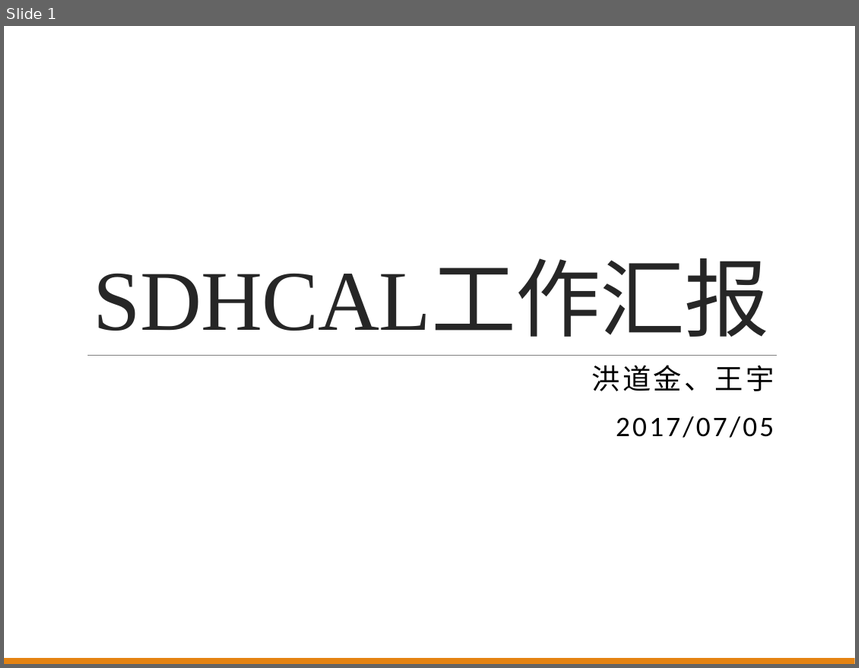
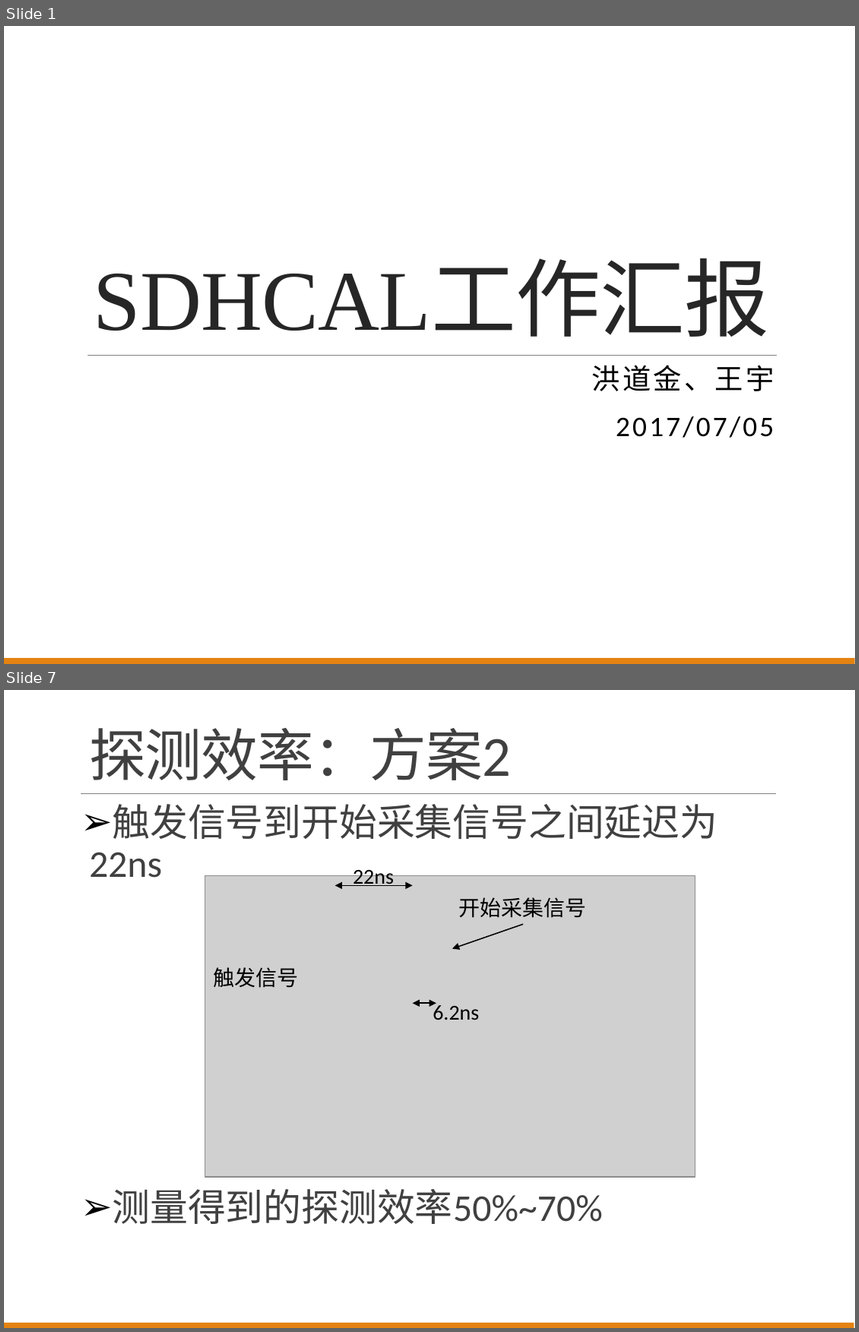
Before and after one commit to wyu0725/SDHCAL_DAQ, a slide deck: Slides/SDHCALReport20170705.pptx. Shown one above the other, each under a label of ours: slide 1 before the commit, slides 1 and 7 after it; the slides between them are not shown. The pictures are 859x668 and 859x1332 pixels, drawn with LibreOffice and Linux fonts; fonts in the diff are those of the drawing; grey boxes stand for pictures. Boxes give left, top, right and bottom in pixels: in the first picture for what was removed or moved away, otherwise in the second. Text is boxed around its words. In the diff, an @@ line names an element or a change of style, - is before the commit and + after.

```diff
--- a/Slides/SDHCALReport20170705.pptx
+++ b/Slides/SDHCALReport20170705.pptx
@@ slide 7 added at [4, 690, 855, 1328], background #FFFFFF @@
@@ title added at [89, 728, 512, 780], 48 pt, text #404040 @@
+探测效率：方案2
@@ line added from (81, 794) to (776, 794), #808080 0.5 pt @@
@@ text added at [89, 804, 718, 1224], 32 pt, text #404040 @@
+➢ 触发信号到开始采集信号之间延迟为22ns
+➢ 测量得到的探测效率50%~70%
@@ group added at [205, 866, 695, 1177]: 4 texts, 2 double arrows, 1 picture, 1 arrow @@
+触发信号
+开始采集信号
+22ns
+6.2ns
@@ rectangle added at [4, 1323, 854, 1328], fill #E48312 @@
```
Also in this commit, not shown: 2 slides changed, 4 other slides added.
